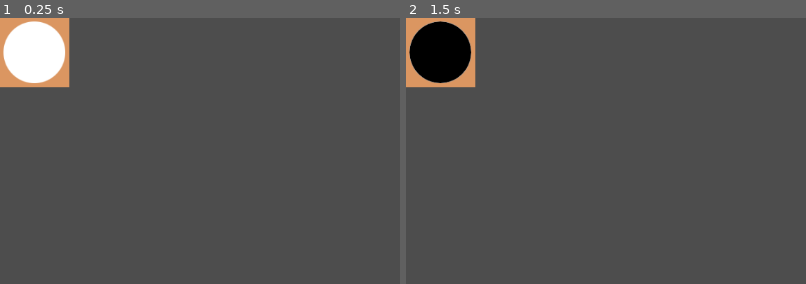
Above: before the commit, frames 1-2 (left to right).
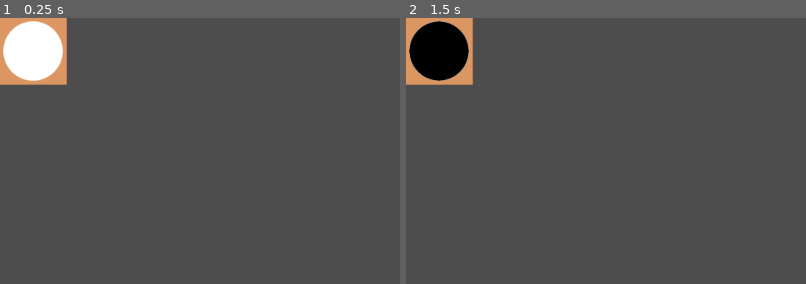
Above: after the commit, the same moments.

Repository: tachibana-marine/try3b1bgame
Game: Godot game, scene res://cell.tscn
Two runs of this game, one before a commit and one after it. Both use one fixed random seed, a clock stepped at 60 frames per second and the inputs below. Before the commit the project has no main scene; this scene is started directly in both runs.
Inputs (mouse positions are % of the whole screen's width and height, from its top left):
- Up to frame 1 (0.25 s): no input
- Up to frame 2 (1.5 s): tap Enter at 0.5 s; move the mouse to (4, 6) at 0.52 s; click (4, 6) at 0.67 s; tap Space at 1.25 s; move the mouse to (30, 46) at 1.27 s; click (30, 46) at 1.42 s
The pictures show only the part of the screen within x 0-50%, y 0-50%; the shares and areas given below are measured in that part.
In our replay, the window is 799x449 before the commit and 800x533 after it. These sizes can differ from the game's own. Grey fills any space a smaller window leaves; there, only what the larger window draws over its background counts as a difference.

The runs differ from the first frame. In frame 1, 0.9% of the frame differs, in the area x 0-18%, y 0-27%; in frame 2, 0.9%.

Commit message:
Add proto of key

Diff:
--- a/board.gd
+++ b/board.gd
@@ -1,7 +1,8 @@
 extends Node2D
 
-@export var board_width = 6
-@export var board_height = 6
+@export var board_width = 8
+@export var board_height = 8
+@export var phase = 0
 
 var scene_cell = preload("res://cell.tscn")
 var cell_color_orange: Color = "db9661"
@@ -17,14 +18,28 @@
 		for j in range(board_height):
 			var cell = scene_cell.instantiate()
 			cell.position = Vector2(cell_pos_x, cell_pos_y)
+			if (randi() % 2 == 0):
+				cell.is_head = false
 			if ((i % 2 == 0 and j % 2 == 0) or (i % 2 == 1 and j % 2 == 1)):
 				cell.cell_color = cell_color_orange
 			else:
 				cell.cell_color = cell_color_brown
+			cell.key_put.connect(_on_cell_key_put)
 			add_child(cell)
 			cell_pos_x += cell_size
 		cell_pos_y += cell_size
+	print(get_board_info())
+	print(get_board_info().size())
 
-# Called every frame. 'delta' is the elapsed time since the previous frame.
-func _process(delta: float) -> void:
-	pass
+func get_board_info() -> Array:
+	var result = []
+	for cell in get_children():
+		result.push_back(cell.is_head)
+	return result
+
+func set_phase(set_to: int) -> void:
+	for cell in get_children():
+		cell.set_phase(set_to)
+
+func _on_cell_key_put(cell):
+	print("key!")
--- a/cell.gd
+++ b/cell.gd
@@ -1,7 +1,11 @@
 extends Node2D
+
+signal key_put
 
 @export var is_head: bool = true
 @export var cell_color: Color = "db9661"
+@export var has_key: bool = false
+@export var phase: int = 0
 
 var sprite_tail = load("res://asset/tail.png")
 var sprite_head = load("res://asset/head.png")
@@ -25,11 +29,21 @@
 	is_head = set_to
 	_set_sprite()
 
+func set_has_key(set_to: bool):
+	has_key = set_to
+
+func set_phase(set_to: int):
+	phase = set_to
 
 func flip() -> void:
 	set_is_head(!is_head)
 
-func _on_area_2d_input_event(viewport: Node, event: InputEvent, shape_idx: int) -> void:
+func _on_area_2d_input_event(_viewport: Node, event: InputEvent, _shape_idx: int) -> void:
 	if event is InputEventMouseButton:
 		if event.button_index == MOUSE_BUTTON_LEFT and event.pressed:
-			flip()
+			if (phase == 0):
+				flip()
+		if event.button_index == MOUSE_BUTTON_RIGHT and event.pressed:
+			if (phase == 0):
+				set_has_key(true)
+				key_put.emit(self)
--- /dev/null
+++ b/main.tscn
@@ -0,0 +1,52 @@
+[gd_scene load_steps=2 format=3 uid="uid://ddvgko1av020q"]
+
+[ext_resource type="PackedScene" uid="uid://cttau0ginkmvm" path="res://board.tscn" id="1_bnje1"]
+
+[node name="Node" type="Node"]
+
+[node name="board" parent="." instance=ExtResource("1_bnje1")]
+
+[node name="Label" type="Label" parent="."]
+offset_left = 800.0
+offset_top = 20.0
+offset_right = 848.0
+offset_bottom = 43.0
+theme_override_font_sizes/font_size = 32
+text = "Step 1: Hide the Key."
+
+[node name="Label2" type="Label" parent="."]
+offset_left = 800.0
+offset_top = 104.0
+offset_right = 1200.0
+offset_bottom = 304.0
+theme_override_font_sizes/font_size = 32
+text = "Step 2: A coin is flipped. The coin to flip is decided by the algorithm described in the video."
+autowrap_mode = 2
+
+[node name="Label3" type="Label" parent="."]
+offset_left = 800.0
+offset_top = 336.0
+offset_right = 1200.0
+offset_bottom = 536.0
+theme_override_font_sizes/font_size = 32
+text = "Step 3: Guess where the key is."
+autowrap_mode = 2
+
+[node name="InputHint" type="Label" parent="."]
+offset_left = 800.0
+offset_top = 528.0
+offset_right = 1200.0
+offset_bottom = 728.0
+theme_override_font_sizes/font_size = 32
+text = "Left Click: Flip Coin
+Right Click: Hide key
+Space: Activate Step2"
+autowrap_mode = 2
+
+[node name="RichTextLabel" type="RichTextLabel" parent="."]
+offset_left = 808.0
+offset_top = 704.0
+offset_right = 1208.0
+offset_bottom = 768.0
+bbcode_enabled = true
+text = "[url]https://youtu.be/as7Gkm7Y7h4?si=-K9X2urMUoBQts3G[/url]"
--- a/project.godot
+++ b/project.godot
@@ -11,8 +11,14 @@
 [application]
 
 config/name="3B1B"
+run/main_scene="res://main.tscn"
 config/features=PackedStringArray("4.3", "Forward Plus")
 config/icon="res://icon.svg"
+
+[display]
+
+window/size/viewport_width=1200
+window/size/viewport_height=800
 
 [input]
 
Binary file added: asset/key.png
Not shown, added: asset/key.png.import
